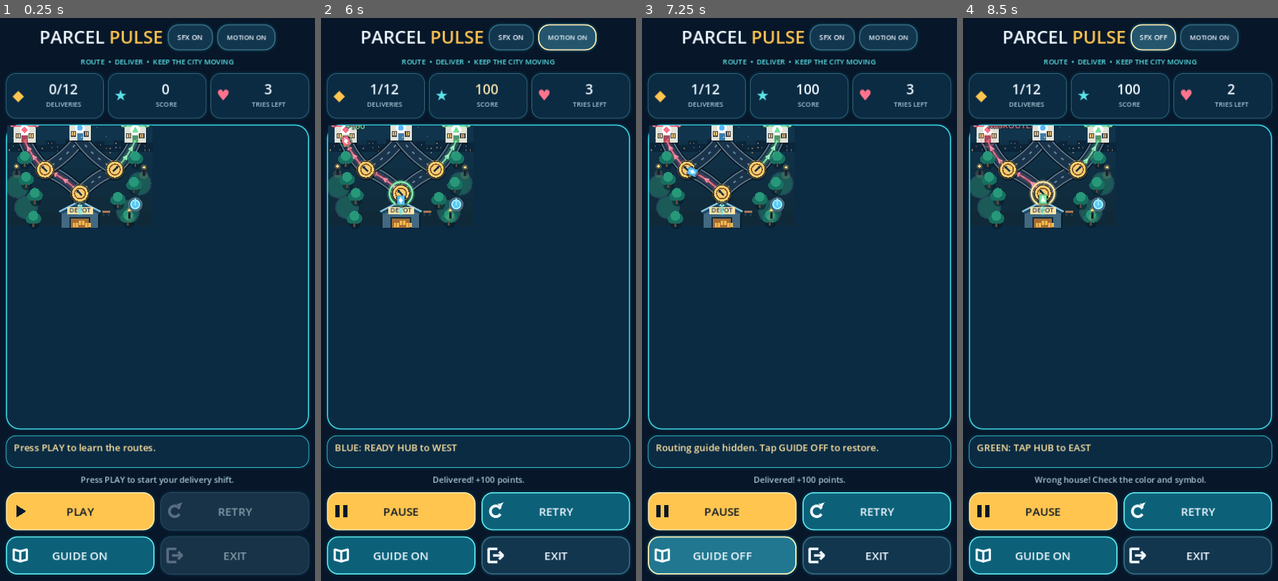
Above: before the commit, frames 1-4 (left to right).
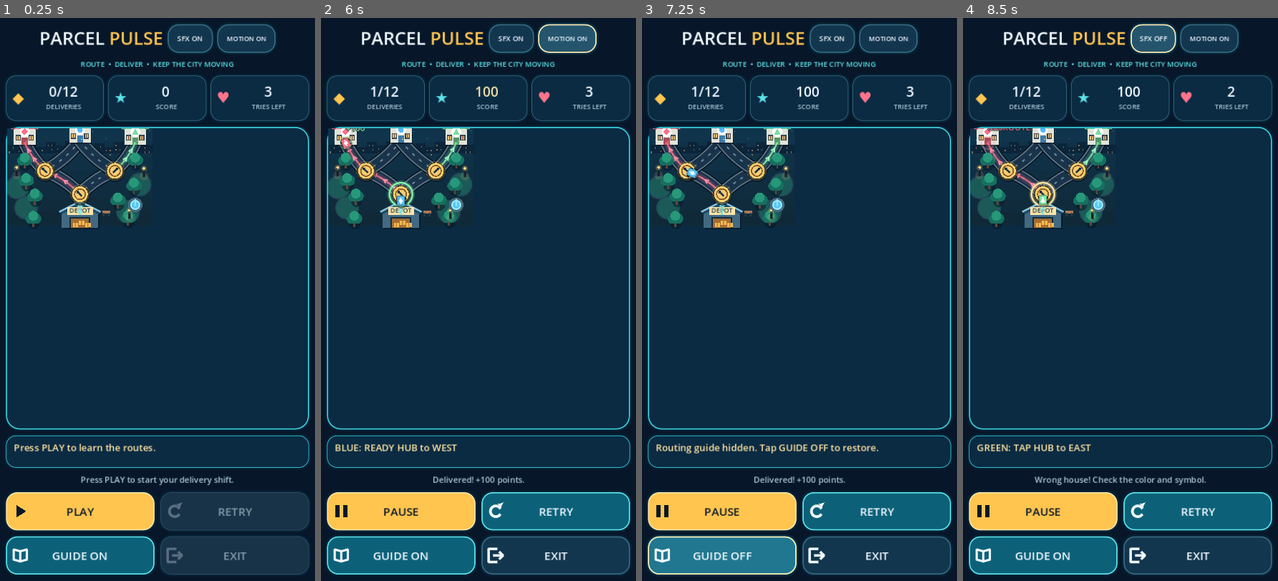
Above: after the commit, the same moments.

Repository: gauravprajapat-23/Parcel-pulse
Game: Godot game, scene res://scenes/game_screen.tscn
Two runs of this game, one before a commit and one after it. Both use one fixed random seed, a clock stepped at 60 frames per second and the inputs below.
Inputs:
- Up to frame 1 (0.25 s): no input
- Up to frame 2 (6 s): click "PLAY" at 0.5 s; click "RETRY" at 1.25 s; click "RETRY" at 2 s; click "RETRY" at 2.75 s; click "SFX ON" at 3.5 s; click "SFX OFF" at 4.25 s; click "MOTION ON" at 5 s; click "MOTION OFF" at 5.75 s
- Up to frame 3 (7.25 s): click "GUIDE ON" at 6.5 s
- Up to frame 4 (8.5 s): click "GUIDE OFF" at 7.25 s; click "SFX ON" at 8 s

The runs differ from the first frame. In frame 1, 4.5% of the frame differs, in the area x 1-99%, y 2-37%; in frame 2, 4.7%; in frame 3, 4.5%; in frame 4, 4.7%.
Error before the commit: Invalid access to property or key 'tagline_label' on a base object of type 'Dictionary'. (res://scripts/ui/game_screen.gd:263)
Error after the commit: Invalid access to property or key 'tagline_label' on a base object of type 'Dictionary'. (res://scripts/ui/game_screen.gd:265)

Commit message:
fix(ui): ensure 48px header toggles and uncluttered small-screen stats

Diff:
--- a/scripts/ui/game_screen.gd
+++ b/scripts/ui/game_screen.gd
@@ -129,16 +129,18 @@
 	header_row.add_child(title_pulse)
 	sound_button = Button.new()
 	sound_button.text = "SFX ON"
-	sound_button.custom_minimum_size = Vector2(76, 44)
+	sound_button.custom_minimum_size = Vector2(76, 48)
 	ParcelTheme.style_button(sound_button, "quiet")
 	sound_button.add_theme_font_size_override("font_size", 12)
+	sound_button.tooltip_text = "Toggle sound effects"
 	sound_button.pressed.connect(_on_sound_toggle_pressed)
 	header_row.add_child(sound_button)
 	motion_button = Button.new()
 	motion_button.text = "MOTION ON"
-	motion_button.custom_minimum_size = Vector2(98, 44)
+	motion_button.custom_minimum_size = Vector2(98, 48)
 	ParcelTheme.style_button(motion_button, "quiet")
 	motion_button.add_theme_font_size_override("font_size", 11)
+	motion_button.tooltip_text = "Toggle decorative motion and animations"
 	motion_button.pressed.connect(_on_motion_toggle_pressed)
 	header_row.add_child(motion_button)
 
--- a/scripts/ui/stat_card.gd
+++ b/scripts/ui/stat_card.gd
@@ -36,6 +36,8 @@
 	if not is_node_ready():
 		return
 	custom_minimum_size.y = float(height)
+	# At the narrowest width, prioritize readable values and captions.
+	glyph_label.visible = height > 62
 	ParcelTheme.label_style(glyph_label, 20 if compact else 25, accent)
 	ParcelTheme.label_style(value_label, 19 if compact else 23, ParcelTheme.TEXT)
 	ParcelTheme.label_style(caption_label, 10 if compact else 11, ParcelTheme.MUTED)
--- a/tests/test_ui_responsive.gd
+++ b/tests/test_ui_responsive.gd
@@ -94,13 +94,19 @@
 		is_equal_approx(game.action_bar.primary_button.custom_minimum_size.y, 56.0))
 	_check("small profile has compact stat cards",
 		is_equal_approx(game.hud_panel.deliveries_card.custom_minimum_size.y, 62.0))
+	_check("small profile avoids crowded HUD icons",
+		not game.hud_panel.deliveries_card.glyph_label.visible)
 	_check("narrow header shrinks secondary controls",
 		game.motion_button.custom_minimum_size.x <= 82.0)
 
 	game._apply_responsive_layout(Vector2(540, 960))
 	_check("full layout restores title tagline and HUD",
 		game.tagline_label.visible
-		and is_equal_approx(game.hud_panel.deliveries_card.custom_minimum_size.y, 76.0))
+		and is_equal_approx(game.hud_panel.deliveries_card.custom_minimum_size.y, 76.0)
+		and game.hud_panel.deliveries_card.glyph_label.visible)
+	_check("header toggles have at least 48px tap height",
+		game.motion_button.custom_minimum_size.y >= 48.0
+		and game.sound_button.custom_minimum_size.y >= 48.0)
 	_check("full layout restores generous action targets",
 		is_equal_approx(game.action_bar.primary_button.custom_minimum_size.y, 64.0))
 	_check("junction remains at least 48px tappable",
